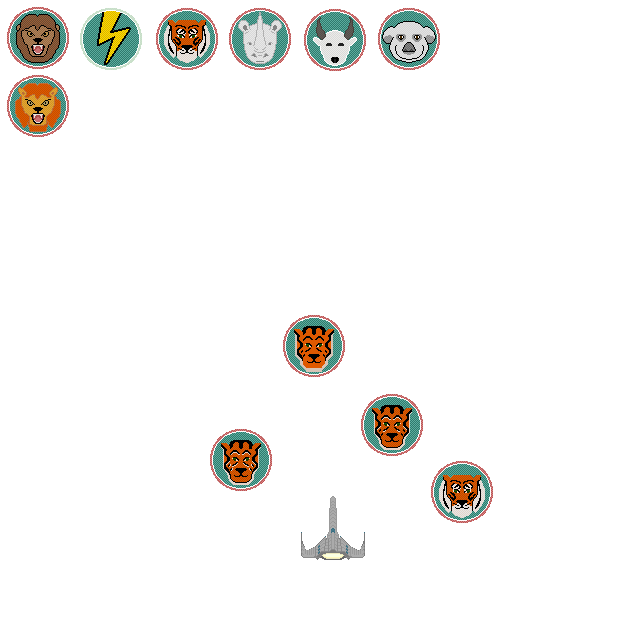
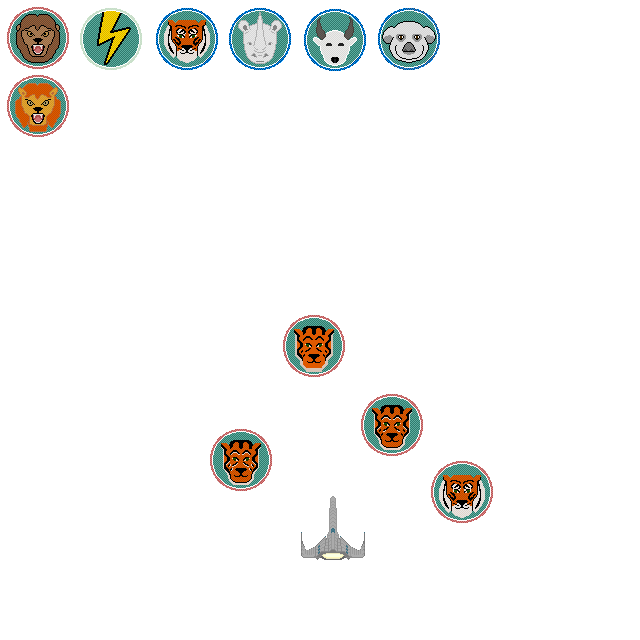
Two versions of the same layered image (640x640). Layer-by-layer changes:
painted on "Layer 13" over (x1=156, y1=8, x2=440, y2=71)
